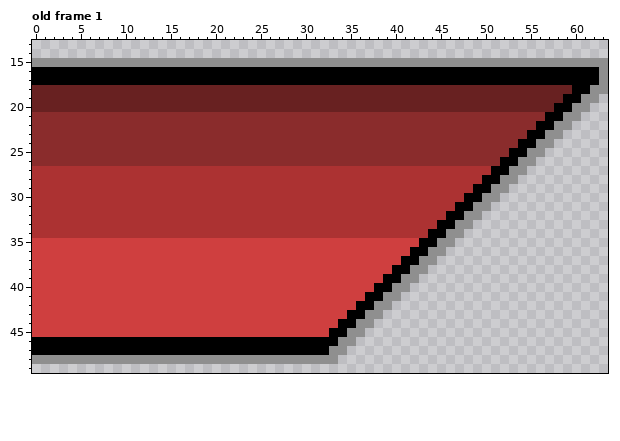
Pixel-art file: Assets/01. Scenes/CDG/StatusBoxAssets/HPBar.aseprite. Above is the file before it was changed.
64x64 pixels, 1 frame. Shown: old frame 1: x 0..63, y 13..49. The commit also changed other frames, which this record leaves out.
After the commit:
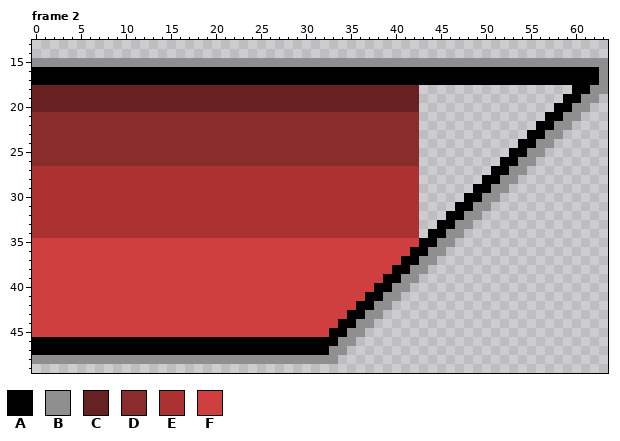
Palette (. is transparent): A #000000  B #8f8f8f  C #682121  D #8a2c2c  E #ac3232  F #cf3f3f
A new or re-ordered frame is compared with the old frame closest to it.
Edits made:
frames 1 -> 10
Changed rows in their new state; - is an unchanged pixel.
Frame 2 is new; against old frame 1, layer "Layer 1":
first column x 43:
18 .................
19 ................-
20 ...............--
21 ..............---
22 .............----
23 ............-----
24 ...........------
25 ..........-------
26 .........--------
27 ........---------
28 .......----------
29 ......-----------
30 .....------------
31 ....-------------
32 ...--------------
33 ..---------------
34 .----------------
